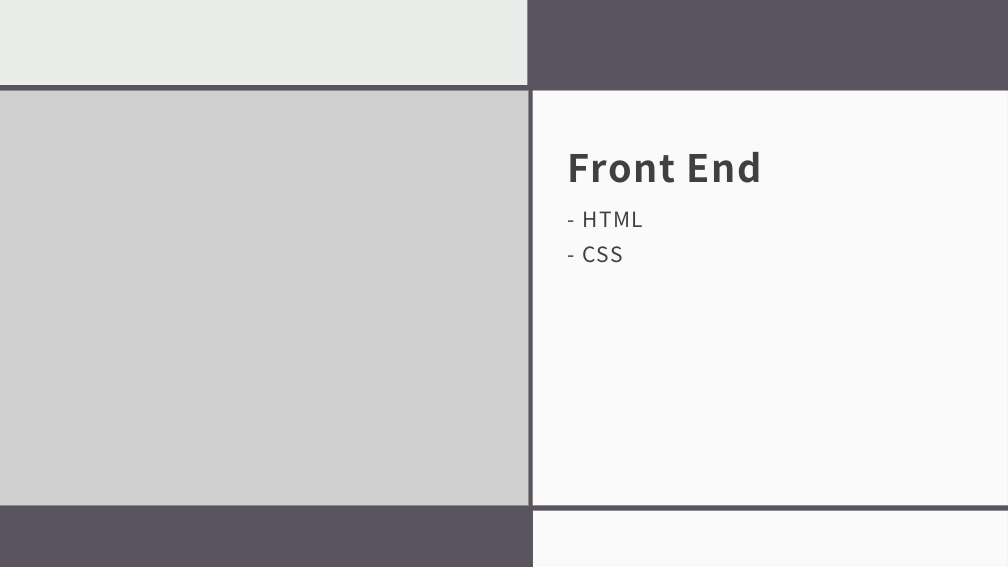
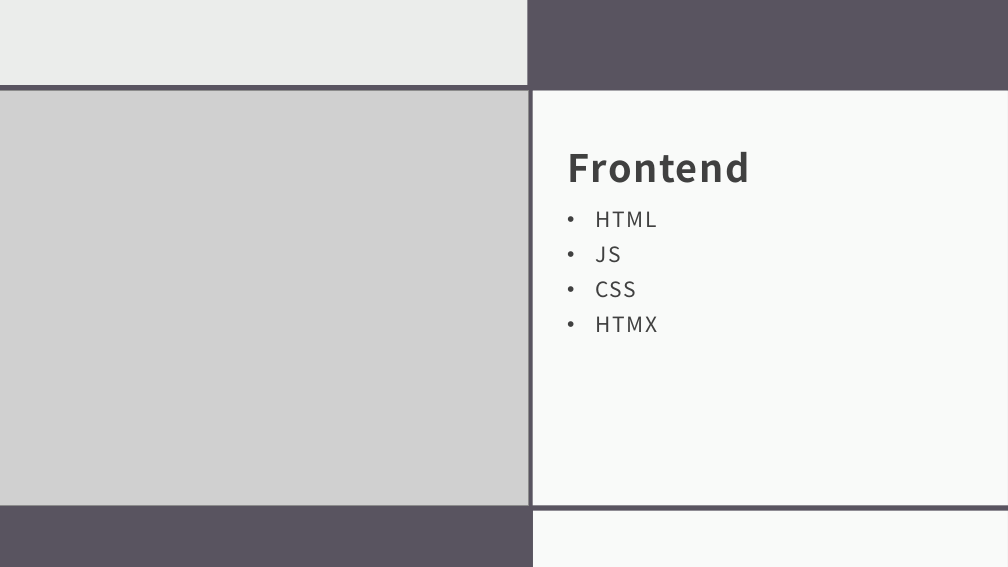
Before and after one commit to davooos/CSCI331-Final-Site, a slide deck: slide 3 of WebDev_Presentation.pptx. Drawn at 1008x567 pixels with LibreOffice and Linux fonts; fonts in the diff are those of the drawing; grey boxes stand for pictures. Boxes give left, top, right and bottom in pixels: in the first picture for what was removed or moved away, otherwise in the second. Text is boxed around its words. In the diff, an @@ line names an element or a change of style, - is before the commit and + after.

```diff
--- a/WebDev_Presentation.pptx
+++ b/WebDev_Presentation.pptx
@@ title at (568, 152, 750, 183): text changed @@
-Front End
+Frontend
@@ subtitle at (596, 211, 658, 332): text changed @@
-- HTML
-- CSS
+• HTML
+• JS
+• CSS
+• HTMX
```
Also in this commit, not shown: 2 other slides changed, 1 slide added, 1 slide removed, 1 other file.
